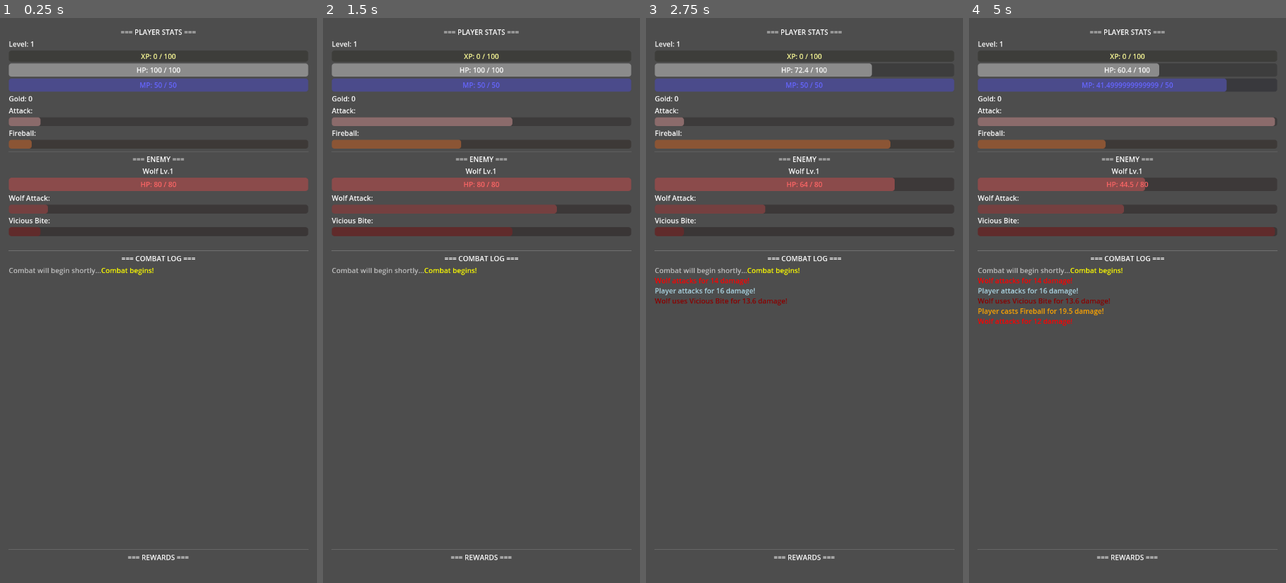
Above: before the commit, frames 1-4 (left to right).
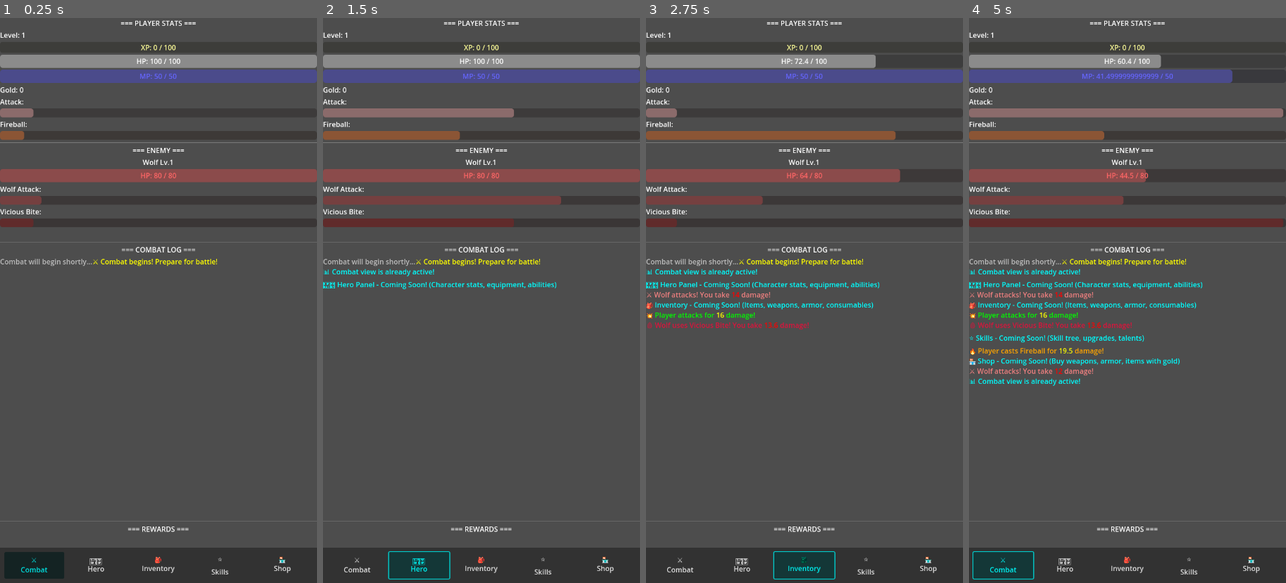
Above: after the commit, the same moments.

Repository: Deimantx/AiMagicIdle
Game: Godot game, scene res://Main.tscn
The game is run twice, just before and just after one commit, with the same random seed, the same clock (stepped at 60 frames per second) and the same inputs.
Inputs (mouse positions are in pixels of both pictures, inside the frame that each line leads up to):
- Up to frame 1 (0.25 s): no input
- Up to frame 2 (1.5 s): click (357, 566) at 0.5 s, where only the run after the commit has a clickable "⚔️ Combat"; click (418, 566) at 1.25 s, where only the run after the commit has a clickable "🛡️ Hero"
- Up to frame 3 (2.75 s): click (804, 566) at 2 s, where only the run after the commit has a clickable "🎒 Inventory"
- Up to frame 4 (5 s): click (1190, 566) at 2.75 s, where only the run after the commit has a clickable "⭐ Skills"; click (1251, 566) at 3.5 s, where only the run after the commit has a clickable "🏪 Shop"; click (1003, 566) at 4.25 s, where only the run after the commit has a clickable "⚔️ Combat"

The runs differ from the first frame. In frame 1, 17% of the frame differs, in the area x 0-100%, y 0-100%; in frame 2, 24%; in frame 3, 21%; in frame 4, 26%.

Commit message:
Add bottom navigation, enhanced combat log, and scrollable UI
Co-authored-by: deimantasdicm <deimantasdicm@gmail.com>

Diff:
--- a/aimagicidle/Main.gd
+++ b/aimagicidle/Main.gd
@@ -36,31 +36,48 @@
 var is_respawning = false
 
 # UI references
-@onready var level_label = $VBoxContainer/PlayerStats/Level
-@onready var xp_bar = $VBoxContainer/PlayerStats/XPBar
-@onready var xp_bar_label = $VBoxContainer/PlayerStats/XPBar/XPLabel
-@onready var hp_bar = $VBoxContainer/PlayerStats/HPBar
-@onready var hp_label = $VBoxContainer/PlayerStats/HPBar/HPLabel
-@onready var mp_bar = $VBoxContainer/PlayerStats/MPBar
-@onready var mp_label = $VBoxContainer/PlayerStats/MPBar/MPLabel
-@onready var gold_label = $VBoxContainer/PlayerStats/Gold
-
-@onready var player_attack_bar = $VBoxContainer/PlayerStats/PlayerActions/AttackBar
-@onready var player_skill_bar = $VBoxContainer/PlayerStats/PlayerActions/SkillBar
-
-@onready var enemy_name_label = $VBoxContainer/EnemyInfo/EnemyName
-@onready var enemy_hp_bar = $VBoxContainer/EnemyInfo/EnemyHPBar
-@onready var enemy_hp_label = $VBoxContainer/EnemyInfo/EnemyHPBar/EnemyHPLabel
-@onready var enemy_attack_bar = $VBoxContainer/EnemyInfo/EnemyActions/EnemyAttackBar
-@onready var enemy_skill_bar = $VBoxContainer/EnemyInfo/EnemyActions/EnemySkillBar
-@onready var respawn_timer_label = $VBoxContainer/EnemyInfo/RespawnTimer
-
-@onready var combat_log = $VBoxContainer/CombatLog/ScrollContainer/LogText
-@onready var reward_text = $VBoxContainer/LootDisplay/RewardText
+@onready var level_label = $MainContainer/GameContent/VBoxContainer/PlayerStats/Level
+@onready var xp_bar = $MainContainer/GameContent/VBoxContainer/PlayerStats/XPBar
+@onready var xp_bar_label = $MainContainer/GameContent/VBoxContainer/PlayerStats/XPBar/XPLabel
+@onready var hp_bar = $MainContainer/GameContent/VBoxContainer/PlayerStats/HPBar
+@onready var hp_label = $MainContainer/GameContent/VBoxContainer/PlayerStats/HPBar/HPLabel
+@onready var mp_bar = $MainContainer/GameContent/VBoxContainer/PlayerStats/MPBar
+@onready var mp_label = $MainContainer/GameContent/VBoxContainer/PlayerStats/MPBar/MPLabel
+@onready var gold_label = $MainContainer/GameContent/VBoxContainer/PlayerStats/Gold
+
+@onready var player_attack_bar = $MainContainer/GameContent/VBoxContainer/PlayerStats/PlayerActions/AttackBar
+@onready var player_skill_bar = $MainContainer/GameContent/VBoxContainer/PlayerStats/PlayerActions/SkillBar
+
+@onready var enemy_name_label = $MainContainer/GameContent/VBoxContainer/EnemyInfo/EnemyName
+@onready var enemy_hp_bar = $MainContainer/GameContent/VBoxContainer/EnemyInfo/EnemyHPBar
+@onready var enemy_hp_label = $MainContainer/GameContent/VBoxContainer/EnemyInfo/EnemyHPBar/EnemyHPLabel
+@onready var enemy_attack_bar = $MainContainer/GameContent/VBoxContainer/EnemyInfo/EnemyActions/EnemyAttackBar
+@onready var enemy_skill_bar = $MainContainer/GameContent/VBoxContainer/EnemyInfo/EnemyActions/EnemySkillBar
+@onready var respawn_timer_label = $MainContainer/GameContent/VBoxContainer/EnemyInfo/RespawnTimer
+
+@onready var combat_log = $MainContainer/GameContent/VBoxContainer/CombatLog/ScrollContainer/LogText
+@onready var reward_text = $MainContainer/GameContent/VBoxContainer/LootDisplay/RewardText
+
+# Bottom navigation buttons
+@onready var combat_btn = $MainContainer/BottomNav/NavContainer/CombatBtn
+@onready var hero_btn = $MainContainer/BottomNav/NavContainer/HeroBtn
+@onready var inventory_btn = $MainContainer/BottomNav/NavContainer/InventoryBtn
+@onready var skills_btn = $MainContainer/BottomNav/NavContainer/SkillsBtn
+@onready var shop_btn = $MainContainer/BottomNav/NavContainer/ShopBtn
 
 func _ready():
 	update_ui()
-	add_to_combat_log("[color=yellow]Combat begins![/color]")
+	add_to_combat_log("[color=yellow]⚔️ Combat begins! Prepare for battle![/color]")
+
+	# Connect bottom navigation buttons
+	combat_btn.pressed.connect(_on_combat_pressed)
+	hero_btn.pressed.connect(_on_hero_pressed)
+	inventory_btn.pressed.connect(_on_inventory_pressed)
+	skills_btn.pressed.connect(_on_skills_pressed)
+	shop_btn.pressed.connect(_on_shop_pressed)
+
+	# Set Combat as default active button
+	_set_active_nav_button(combat_btn)
 
 func _process(delta):
 	if is_respawning:
@@ -106,7 +123,7 @@
 
 	var damage = player_damage + randi() % 6 - 2  # ±2 damage variance
 	enemy_hp -= damage
-	add_to_combat_log("[color=lightblue]Player attacks for " + str(damage) + " damage![/color]")
+	add_to_combat_log("[color=lime]💥 Player attacks for [color=yellow]" + str(damage) + "[/color] damage![/color]")
 
 	if enemy_hp <= 0:
 		enemy_died()
@@ -120,7 +137,7 @@
 	player_mp -= 10
 	var damage = (player_damage * 1.5) + randi() % 8 - 3  # 1.5x damage with variance
 	enemy_hp -= damage
-	add_to_combat_log("[color=orange]Player casts Fireball for " + str(damage) + " damage![/color]")
+	add_to_combat_log("[color=orange]🔥 Player casts Fireball for [color=yellow]" + str(damage) + "[/color] damage![/color]")
 
 	if enemy_hp <= 0:
 		enemy_died()
@@ -133,7 +150,7 @@
 
 	var damage = enemy_damage + randi() % 4 - 1  # ±1 damage variance
 	player_hp -= damage
-	add_to_combat_log("[color=red]" + enemy_name + " attacks for " + str(damage) + " damage![/color]")
+	add_to_combat_log("[color=lightcoral]⚔️ " + enemy_name + " attacks! You take [color=red]" + str(damage) + "[/color] damage![/color]")
 
 	if player_hp <= 0:
 		player_hp = 1  # Player can't die in idle game
@@ -146,7 +163,7 @@
 
 	var damage = (enemy_damage * 1.3) + randi() % 5 - 2  # 1.3x damage with variance
 	player_hp -= damage
-	add_to_combat_log("[color=darkred]" + enemy_name + " uses Vicious Bite for " + str(damage) + " damage![/color]")
+	add_to_combat_log("[color=crimson]🩸 " + enemy_name + " uses Vicious Bite! You take [color=red]" + str(damage) + "[/color] damage![/color]")
 
 	if player_hp <= 0:
 		player_hp = 1  # Player can't die in idle game
@@ -164,7 +181,8 @@
 	player_xp += xp_reward
 	player_gold += gold_reward
 
-	add_to_combat_log("[color=green]" + enemy_name + " dies![/color]")
+	add_to_combat_log("[color=green]💀 " + enemy_name + " is defeated![/color]")
+	add_to_combat_log("[color=yellow]💰 Gained " + str(xp_reward) + " XP and " + str(gold_reward) + " Gold![/color]")
 	show_rewards(xp_reward, gold_reward)
 
 	# Check for level up
@@ -206,7 +224,7 @@
 		# Increase XP needed for next level
 		player_xp_needed = player_level * 100
 
-		add_to_combat_log("[color=gold]LEVEL UP! Now level " + str(player_level) + "![/color]")
+		add_to_combat_log("[color=gold]⭐ LEVEL UP! Now level " + str(player_level) + "! (+10 HP, +3 MP, +2 Damage)[/color]")
 
 func start_respawn():
 	is_respawning = true
@@ -231,7 +249,7 @@
 		player_hp = player_max_hp
 		player_mp = player_max_mp
 
-		add_to_combat_log("[color=cyan]A new " + enemy_name + " appears! Player restored to full health![/color]")
+		add_to_combat_log("[color=cyan]🐺 A new " + enemy_name + " appears! Player restored to full health![/color]")
 		update_ui()
 	else:
 		# Update respawn timer display
@@ -298,3 +316,35 @@
 			if i < lines.size():
 				limited_text += lines[i] + "\n"
 		combat_log.text = limited_text
+
+# Bottom Navigation Functions
+func _set_active_nav_button(active_button: Button):
+	# Reset all buttons to normal state
+	var buttons = [combat_btn, hero_btn, inventory_btn, skills_btn, shop_btn]
+	for button in buttons:
+		button.modulate = Color.WHITE
+		button.flat = true
+
+	# Highlight active button
+	active_button.modulate = Color.CYAN
+	active_button.flat = false
+
+func _on_combat_pressed():
+	_set_active_nav_button(combat_btn)
+	add_to_combat_log("[color=cyan]📊 Combat view is already active![/color]")
+
+func _on_hero_pressed():
+	_set_active_nav_button(hero_btn)
+	add_to_combat_log("[color=cyan]🛡️ Hero Panel - Coming Soon! (Character stats, equipment, abilities)[/color]")
+
+func _on_inventory_pressed():
+	_set_active_nav_button(inventory_btn)
+	add_to_combat_log("[color=cyan]🎒 Inventory - Coming Soon! (Items, weapons, armor, consumables)[/color]")
+
+func _on_skills_pressed():
+	_set_active_nav_button(skills_btn)
+	add_to_combat_log("[color=cyan]⭐ Skills - Coming Soon! (Skill tree, upgrades, talents)[/color]")
+
+func _on_shop_pressed():
+	_set_active_nav_button(shop_btn)
+	add_to_combat_log("[color=cyan]🏪 Shop - Coming Soon! (Buy weapons, armor, items with gold)[/color]")
--- a/aimagicidle/Main.tscn
+++ b/aimagicidle/Main.tscn
@@ -11,41 +11,50 @@
 grow_vertical = 2
 script = ExtResource("1_8h7j3")
 
-[node name="VBoxContainer" type="VBoxContainer" parent="."]
-layout_mode = 1
-anchors_preset = 15
-anchor_right = 1.0
-anchor_bottom = 1.0
+[node name="MainContainer" type="VBoxContainer" parent="."]
+layout_mode = 1
+anchors_preset = 15
+anchor_right = 1.0
+anchor_bottom = 1.0
+grow_horizontal = 2
+grow_vertical = 2
+
+[node name="GameContent" type="ScrollContainer" parent="MainContainer"]
+layout_mode = 2
+size_flags_vertical = 3
+
+[node name="VBoxContainer" type="VBoxContainer" parent="MainContainer/GameContent"]
+layout_mode = 2
+size_flags_horizontal = 3
+size_flags_vertical = 3
 offset_left = 20.0
 offset_top = 20.0
 offset_right = -20.0
 offset_bottom = -20.0
-grow_horizontal = 2
-grow_vertical = 2
-
-[node name="PlayerStats" type="VBoxContainer" parent="VBoxContainer"]
-layout_mode = 2
-size_flags_vertical = 0
-
-[node name="Title" type="Label" parent="VBoxContainer/PlayerStats"]
+
+[node name="PlayerStats" type="VBoxContainer" parent="MainContainer/GameContent/VBoxContainer"]
+layout_mode = 2
+size_flags_vertical = 0
+
+[node name="Title" type="Label" parent="MainContainer/GameContent/VBoxContainer/PlayerStats"]
 layout_mode = 2
 text = "=== PLAYER STATS ==="
 horizontal_alignment = 1
 vertical_alignment = 1
 
-[node name="Level" type="Label" parent="VBoxContainer/PlayerStats"]
+[node name="Level" type="Label" parent="MainContainer/GameContent/VBoxContainer/PlayerStats"]
 layout_mode = 2
 text = "Level: 1"
 vertical_alignment = 1
 
-[node name="XPBar" type="ProgressBar" parent="VBoxContainer/PlayerStats"]
+[node name="XPBar" type="ProgressBar" parent="MainContainer/GameContent/VBoxContainer/PlayerStats"]
 layout_mode = 2
 custom_minimum_size = Vector2(0, 25)
 value = 0.0
 show_percentage = false
 modulate = Color(1, 1, 0.6, 1)
 
-[node name="XPLabel" type="Label" parent="VBoxContainer/PlayerStats/XPBar"]
+[node name="XPLabel" type="Label" parent="MainContainer/GameContent/VBoxContainer/PlayerStats/XPBar"]
 layout_mode = 1
 anchors_preset = 15
 anchor_right = 1.0
@@ -56,13 +65,13 @@
 horizontal_alignment = 1
 vertical_alignment = 1
 
-[node name="HPBar" type="ProgressBar" parent="VBoxContainer/PlayerStats"]
+[node name="HPBar" type="ProgressBar" parent="MainContainer/GameContent/VBoxContainer/PlayerStats"]
 layout_mode = 2
 custom_minimum_size = Vector2(0, 30)
 value = 100.0
 show_percentage = false
 
-[node name="HPLabel" type="Label" parent="VBoxContainer/PlayerStats/HPBar"]
+[node name="HPLabel" type="Label" parent="MainContainer/GameContent/VBoxContainer/PlayerStats/HPBar"]
 layout_mode = 1
 anchors_preset = 15
 anchor_right = 1.0
@@ -73,14 +82,14 @@
 horizontal_alignment = 1
 vertical_alignment = 1
 
-[node name="MPBar" type="ProgressBar" parent="VBoxContainer/PlayerStats"]
+[node name="MPBar" type="ProgressBar" parent="MainContainer/GameContent/VBoxContainer/PlayerStats"]
 layout_mode = 2
 custom_minimum_size = Vector2(0, 30)
 value = 50.0
 show_percentage = false
 modulate = Color(0.4, 0.4, 1, 1)
 
-[node name="MPLabel" type="Label" parent="VBoxContainer/PlayerStats/MPBar"]
+[node name="MPLabel" type="Label" parent="MainContainer/GameContent/VBoxContainer/PlayerStats/MPBar"]
 layout_mode = 1
 anchors_preset = 15
 anchor_right = 1.0
@@ -91,65 +100,65 @@
 horizontal_alignment = 1
 vertical_alignment = 1
 
-[node name="Gold" type="Label" parent="VBoxContainer/PlayerStats"]
+[node name="Gold" type="Label" parent="MainContainer/GameContent/VBoxContainer/PlayerStats"]
 layout_mode = 2
 text = "Gold: 0"
 vertical_alignment = 1
 
-[node name="PlayerActions" type="VBoxContainer" parent="VBoxContainer/PlayerStats"]
-layout_mode = 2
-
-[node name="AttackLabel" type="Label" parent="VBoxContainer/PlayerStats/PlayerActions"]
+[node name="PlayerActions" type="VBoxContainer" parent="MainContainer/GameContent/VBoxContainer/PlayerStats"]
+layout_mode = 2
+
+[node name="AttackLabel" type="Label" parent="MainContainer/GameContent/VBoxContainer/PlayerStats/PlayerActions"]
 layout_mode = 2
 text = "Attack:"
 vertical_alignment = 1
 
-[node name="AttackBar" type="ProgressBar" parent="VBoxContainer/PlayerStats/PlayerActions"]
+[node name="AttackBar" type="ProgressBar" parent="MainContainer/GameContent/VBoxContainer/PlayerStats/PlayerActions"]
 layout_mode = 2
 custom_minimum_size = Vector2(0, 20)
 max_value = 2.5
 show_percentage = false
 modulate = Color(1, 0.7, 0.7, 1)
 
-[node name="SkillLabel" type="Label" parent="VBoxContainer/PlayerStats/PlayerActions"]
+[node name="SkillLabel" type="Label" parent="MainContainer/GameContent/VBoxContainer/PlayerStats/PlayerActions"]
 layout_mode = 2
 text = "Fireball:"
 vertical_alignment = 1
 
-[node name="SkillBar" type="ProgressBar" parent="VBoxContainer/PlayerStats/PlayerActions"]
+[node name="SkillBar" type="ProgressBar" parent="MainContainer/GameContent/VBoxContainer/PlayerStats/PlayerActions"]
 layout_mode = 2
 custom_minimum_size = Vector2(0, 20)
 max_value = 3.5
 show_percentage = false
 modulate = Color(1, 0.5, 0.2, 1)
 
-[node name="HSeparator" type="HSeparator" parent="VBoxContainer"]
-layout_mode = 2
-
-[node name="EnemyInfo" type="VBoxContainer" parent="VBoxContainer"]
-layout_mode = 2
-size_flags_vertical = 0
-
-[node name="Title" type="Label" parent="VBoxContainer/EnemyInfo"]
+[node name="HSeparator" type="HSeparator" parent="MainContainer/GameContent/VBoxContainer"]
+layout_mode = 2
+
+[node name="EnemyInfo" type="VBoxContainer" parent="MainContainer/GameContent/VBoxContainer"]
+layout_mode = 2
+size_flags_vertical = 0
+
+[node name="Title" type="Label" parent="MainContainer/GameContent/VBoxContainer/EnemyInfo"]
 layout_mode = 2
 text = "=== ENEMY ==="
 horizontal_alignment = 1
 vertical_alignment = 1
 
-[node name="EnemyName" type="Label" parent="VBoxContainer/EnemyInfo"]
+[node name="EnemyName" type="Label" parent="MainContainer/GameContent/VBoxContainer/EnemyInfo"]
 layout_mode = 2
 text = "Wolf Lv.1"
 horizontal_alignment = 1
 vertical_alignment = 1
 
-[node name="EnemyHPBar" type="ProgressBar" parent="VBoxContainer/EnemyInfo"]
+[node name="EnemyHPBar" type="ProgressBar" parent="MainContainer/GameContent/VBoxContainer/EnemyInfo"]
 layout_mode = 2
 custom_minimum_size = Vector2(0, 30)
 value = 100.0
 show_percentage = false
 modulate = Color(1, 0.4, 0.4, 1)
 
-[node name="EnemyHPLabel" type="Label" parent="VBoxContainer/EnemyInfo/EnemyHPBar"]
+[node name="EnemyHPLabel" type="Label" parent="MainContainer/GameContent/VBoxContainer/EnemyInfo/EnemyHPBar"]
 layout_mode = 1
 anchors_preset = 15
 anchor_right = 1.0
@@ -160,59 +169,59 @@
 horizontal_alignment = 1
 vertical_alignment = 1
 
-[node name="EnemyActions" type="VBoxContainer" parent="VBoxContainer/EnemyInfo"]
-layout_mode = 2
-
-[node name="EnemyAttackLabel" type="Label" parent="VBoxContainer/EnemyInfo/EnemyActions"]
+[node name="EnemyActions" type="VBoxContainer" parent="MainContainer/GameContent/VBoxContainer/EnemyInfo"]
+layout_mode = 2
+
+[node name="EnemyAttackLabel" type="Label" parent="MainContainer/GameContent/VBoxContainer/EnemyInfo/EnemyActions"]
 layout_mode = 2
 text = "Wolf Attack:"
 vertical_alignment = 1
 
-[node name="EnemyAttackBar" type="ProgressBar" parent="VBoxContainer/EnemyInfo/EnemyActions"]
+[node name="EnemyAttackBar" type="ProgressBar" parent="MainContainer/GameContent/VBoxContainer/EnemyInfo/EnemyActions"]
 layout_mode = 2
 custom_minimum_size = Vector2(0, 20)
 max_value = 2.0
 show_percentage = false
 modulate = Color(0.8, 0.3, 0.3, 1)
 
-[node name="EnemySkillLabel" type="Label" parent="VBoxContainer/EnemyInfo/EnemyActions"]
+[node name="EnemySkillLabel" type="Label" parent="MainContainer/GameContent/VBoxContainer/EnemyInfo/EnemyActions"]
 layout_mode = 2
 text = "Vicious Bite:"
 vertical_alignment = 1
 
-[node name="EnemySkillBar" type="ProgressBar" parent="VBoxContainer/EnemyInfo/EnemyActions"]
+[node name="EnemySkillBar" type="ProgressBar" parent="MainContainer/GameContent/VBoxContainer/EnemyInfo/EnemyActions"]
 layout_mode = 2
 custom_minimum_size = Vector2(0, 20)
 max_value = 2.5
 show_percentage = false
 modulate = Color(0.6, 0.1, 0.1, 1)
 
-[node name="RespawnTimer" type="Label" parent="VBoxContainer/EnemyInfo"]
+[node name="RespawnTimer" type="Label" parent="MainContainer/GameContent/VBoxContainer/EnemyInfo"]
 layout_mode = 2
 text = ""
 horizontal_alignment = 1
 vertical_alignment = 1
 modulate = Color(1, 1, 0, 1)
 
-[node name="HSeparator2" type="HSeparator" parent="VBoxContainer"]
-layout_mode = 2
-
-[node name="CombatLog" type="VBoxContainer" parent="VBoxContainer"]
-layout_mode = 2
-size_flags_vertical = 3
-
-[node name="Title" type="Label" parent="VBoxContainer/CombatLog"]
+[node name="HSeparator2" type="HSeparator" parent="MainContainer/GameContent/VBoxContainer"]
+layout_mode = 2
+
+[node name="CombatLog" type="VBoxContainer" parent="MainContainer/GameContent/VBoxContainer"]
+layout_mode = 2
+size_flags_vertical = 3
+
+[node name="Title" type="Label" parent="MainContainer/GameContent/VBoxContainer/CombatLog"]
 layout_mode = 2
 text = "=== COMBAT LOG ==="
 horizontal_alignment = 1
 vertical_alignment = 1
 size_flags_vertical = 0
 
-[node name="ScrollContainer" type="ScrollContainer" parent="VBoxContainer/CombatLog"]
-layout_mode = 2
-size_flags_vertical = 3
-
-[node name="LogText" type="RichTextLabel" parent="VBoxContainer/CombatLog/ScrollContainer"]
+[node name="ScrollContainer" type="ScrollContainer" parent="MainContainer/GameContent/VBoxContainer/CombatLog"]
+layout_mode = 2
+size_flags_vertical = 3
+
+[node name="LogText" type="RichTextLabel" parent="MainContainer/GameContent/VBoxContainer/CombatLog/ScrollContainer"]
 layout_mode = 2
 size_flags_horizontal = 3
 size_flags_vertical = 3
@@ -221,22 +230,83 @@
 fit_content = true
 scroll_following = true
 
-[node name="HSeparator3" type="HSeparator" parent="VBoxContainer"]
-layout_mode = 2
-
-[node name="LootDisplay" type="VBoxContainer" parent="VBoxContainer"]
-layout_mode = 2
-size_flags_vertical = 0
-
-[node name="Title" type="Label" parent="VBoxContainer/LootDisplay"]
+[node name="HSeparator3" type="HSeparator" parent="MainContainer/GameContent/VBoxContainer"]
+layout_mode = 2
+
+[node name="LootDisplay" type="VBoxContainer" parent="MainContainer/GameContent/VBoxContainer"]
+layout_mode = 2
+size_flags_vertical = 0
+
+[node name="Title" type="Label" parent="MainContainer/GameContent/VBoxContainer/LootDisplay"]
 layout_mode = 2
 text = "=== REWARDS ==="
 horizontal_alignment = 1
 vertical_alignment = 1
 
-[node name="RewardText" type="Label" parent="VBoxContainer/LootDisplay"]
+[node name="RewardText" type="Label" parent="MainContainer/GameContent/VBoxContainer/LootDisplay"]
 layout_mode = 2
 text = ""
 horizontal_alignment = 1
 vertical_alignment = 1
 modulate = Color(0, 1, 0, 1)
+
+[node name="BottomNav" type="Panel" parent="MainContainer"]
+layout_mode = 2
+size_flags_vertical = 0
+custom_minimum_size = Vector2(0, 80)
+
+[node name="NavBackground" type="ColorRect" parent="MainContainer/BottomNav"]
+layout_mode = 1
+anchors_preset = 15
+anchor_right = 1.0
+anchor_bottom = 1.0
+grow_horizontal = 2
+grow_vertical = 2
+color = Color(0.2, 0.2, 0.2, 0.9)
+
+[node name="NavContainer" type="HBoxContainer" parent="MainContainer/BottomNav"]
+layout_mode = 1
+anchors_preset = 15
+anchor_right = 1.0
+anchor_bottom = 1.0
+offset_left = 10.0
+offset_top = 10.0
+offset_right = -10.0
+offset_bottom = -10.0
+grow_horizontal = 2
+grow_vertical = 2
+
+[node name="CombatBtn" type="Button" parent="MainContainer/BottomNav/NavContainer"]
+layout_mode = 2
+size_flags_horizontal = 3
+text = "⚔️
+Combat"
+flat = true
+
+[node name="HeroBtn" type="Button" parent="MainContainer/BottomNav/NavContainer"]
+layout_mode = 2
+size_flags_horizontal = 3
+text = "🛡️
+Hero"
+flat = true
+
+[node name="InventoryBtn" type="Button" parent="MainContainer/BottomNav/NavContainer"]
+layout_mode = 2
+size_flags_horizontal = 3
+text = "🎒
+Inventory"
+flat = true
+
+[node name="SkillsBtn" type="Button" parent="MainContainer/BottomNav/NavContainer"]
+layout_mode = 2
+size_flags_horizontal = 3
+text = "⭐
+Skills"
+flat = true
+
+[node name="ShopBtn" type="Button" parent="MainContainer/BottomNav/NavContainer"]
+layout_mode = 2
+size_flags_horizontal = 3
+text = "🏪
+Shop"
+flat = true
Not shown, changed: aimagicidle/GAME_SUMMARY.md
